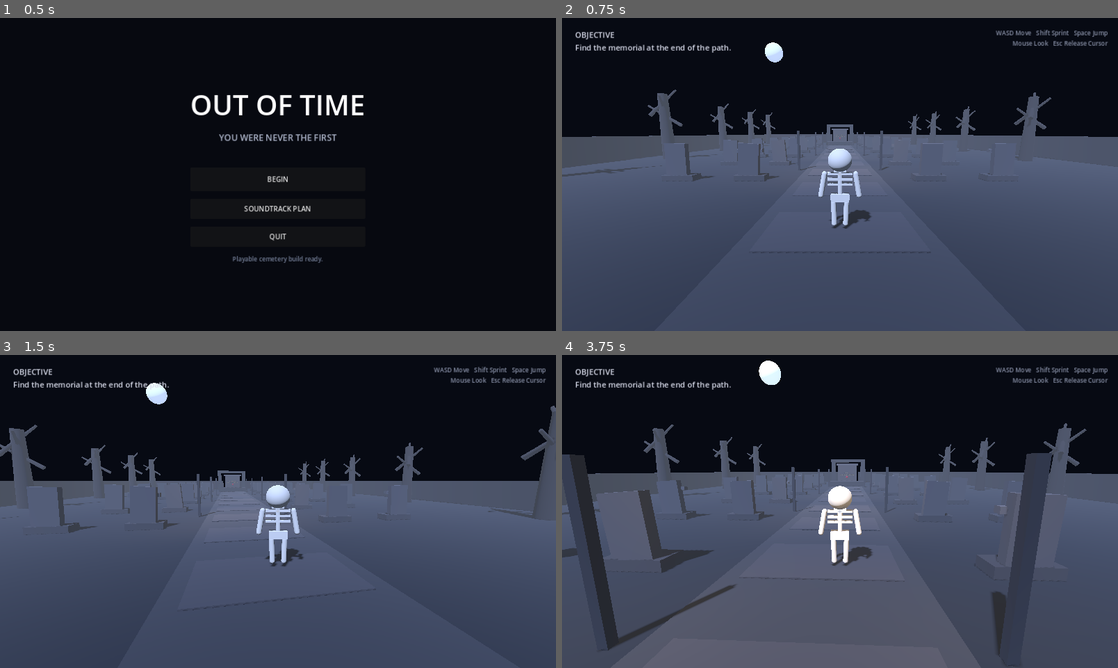
Above: before the commit, frames 1-4 (two rows, left to right).
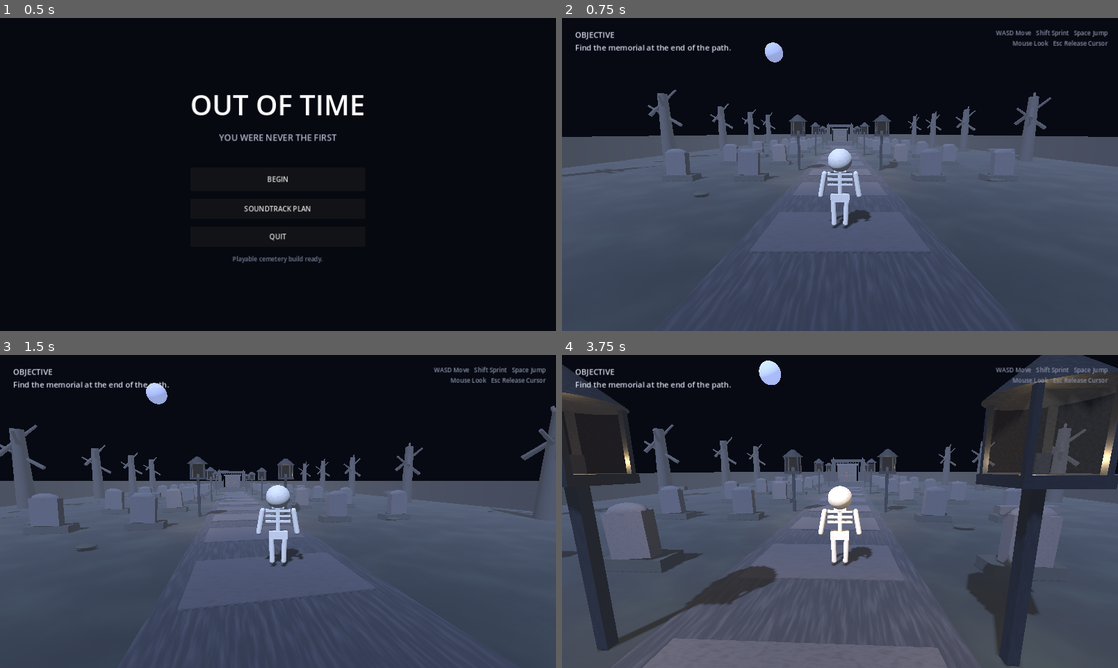
Above: after the commit, the same moments.

Repository: fuzeonspotify/outoftime
Game: Godot game, scene res://scenes/main.tscn
The game is run twice, just before and just after one commit, with the same random seed, the same clock (stepped at 60 frames per second) and the same inputs.
Inputs (mouse positions are in pixels of both pictures, inside the frame that each line leads up to):
- Up to frame 1 (0.5 s): no input
- Up to frame 2 (0.75 s): click "BEGIN" at 0.5 s
- Up to frame 3 (1.5 s): tap Enter at 1.25 s; move the mouse to (305, 511) at 1.27 s; hold W (move_forward) from 1.28 s (still down); hold E (interact) from 1.28 s (still down)
- Up to frame 4 (3.75 s): keep holding W (move_forward); tap Space (jump) at 1.52, 2.27 s; move the mouse to (812, 511) at 2.02 s; release E (interact) at 2.03 s; tap Shift (sprint) at 2.1, 3.6 s; move the mouse to (851, 505) at 2.77 s; hold E (interact) 2.78-3.53 s; move the mouse to (834, 517) at 3.52 s

Frame 1 is identical in both runs. In frame 2, 0.9% of the frame differs, in the area x 16-82%, y 7-58%; in frame 3, 1.1%; in frame 4, 14%, in the area x 0-100%, y 0-84%.
Error in both runs: Invalid assignment of property or key 'volume_linear' with value of type 'float' on a base object of type 'AudioStreamPlayer'. (res://scripts/audio/music_direc…

Commit message:
Enable textured art pass in cemetery

Diff:
--- a/scenes/cemetery.tscn
+++ b/scenes/cemetery.tscn
@@ -1,9 +1,10 @@
-[gd_scene load_steps=5 format=3]
+[gd_scene load_steps=6 format=3]
 
 [ext_resource type="Script" path="res://scripts/world/cemetery.gd" id="1_cemetery"]
 [ext_resource type="Script" path="res://scripts/world/runtime_fixes.gd" id="2_fixes"]
 [ext_resource type="Script" path="res://scripts/story/prologue_director.gd" id="3_director"]
 [ext_resource type="Script" path="res://scripts/world/cemetery_audio.gd" id="4_audio"]
+[ext_resource type="Script" path="res://scripts/world/environment_art_pass.gd" id="5_art"]
 
 [node name="Cemetery" type="Node3D"]
 script = ExtResource("1_cemetery")
@@ -16,3 +17,6 @@
 
 [node name="CemeteryAudio" type="Node" parent="."]
 script = ExtResource("4_audio")
+
+[node name="EnvironmentArtPass" type="Node" parent="."]
+script = ExtResource("5_art")
